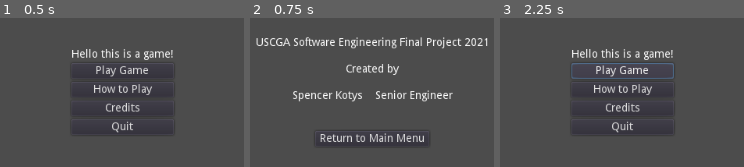
Above: before the commit, frames 1-3 (left to right).
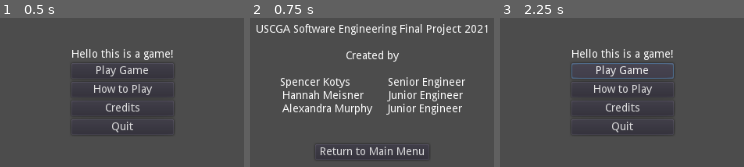
Above: after the commit, the same moments.

Repository: Spencer-Kotys/Welcome-to-ROM
Game: Godot game, scene res://startScreen.tscn
Two runs of this game, one before a commit and one after it. Both use one fixed random seed, a clock stepped at 60 frames per second and the inputs below.
Inputs:
- Up to frame 1 (0.5 s): no input
- Up to frame 2 (0.75 s): click "Credits" at 0.5 s
- Up to frame 3 (2.25 s): click "Return to Main Menu" at 1.25 s; click "Play Game" at 2 s

Frame 1 is identical in both runs. In frame 2, 15% of the frame differs, in the area x 2-98%, y 4-95%; in frame 3, nothing differs.

Commit message:
updated credits

Diff:
--- a/Godot/credits.tscn
+++ b/Godot/credits.tscn
@@ -19,21 +19,23 @@
 
 [node name="VBoxContainer" type="VBoxContainer" parent="CenterContainer"]
 margin_left = 362.0
-margin_top = 230.0
+margin_top = 213.0
 margin_right = 661.0
-margin_bottom = 370.0
+margin_bottom = 387.0
 __meta__ = {
 "_edit_use_anchors_": false
 }
 
 [node name="Label" type="Label" parent="CenterContainer/VBoxContainer"]
 margin_right = 299.0
-margin_bottom = 116.0
+margin_bottom = 150.0
 text = "USCGA Software Engineering Final Project 2021
 
 Created by
 
-Spencer Kotys	    Senior Engineer
+Spencer Kotys	            Senior Engineer
+Hannah Meisner        Junior Engineer
+Alexandra Murphy     Junior Engineer
 
 "
 align = 1
@@ -43,9 +45,9 @@
 
 [node name="Button" type="Button" parent="CenterContainer/VBoxContainer"]
 margin_left = 76.0
-margin_top = 120.0
+margin_top = 154.0
 margin_right = 222.0
-margin_bottom = 140.0
+margin_bottom = 174.0
 size_flags_horizontal = 4
 text = "Return to Main Menu"
 [connection signal="pressed" from="CenterContainer/VBoxContainer/Button" to="." method="_on_Button_pressed"]
